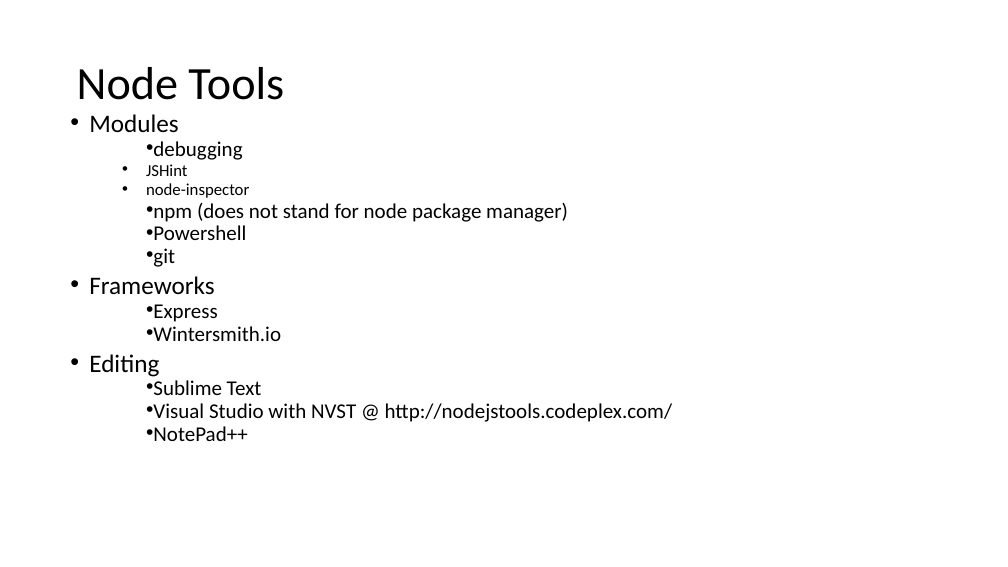
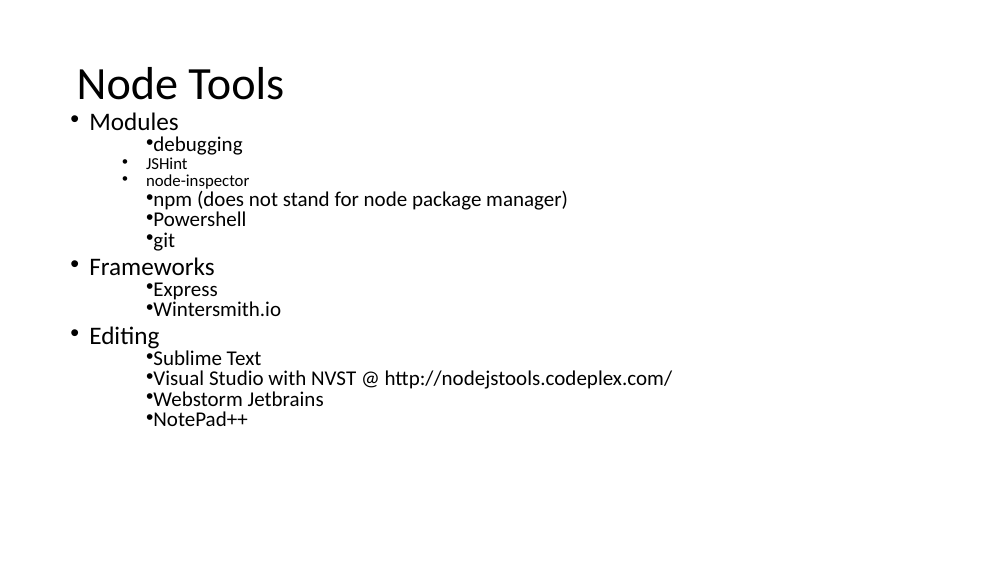
Before and after one commit to VDUNY/2015-02, a slide deck: slide 4 of NodeJSPresentation.ppt. Drawn at 1008x567 pixels with LibreOffice and Linux fonts; fonts in the diff are those of the drawing. Boxes give left, top, right and bottom in pixels: in the first picture for what was removed or moved away, otherwise in the second. Text is boxed around its words. In the diff, an @@ line names an element or a change of style, - is before the commit and + after.

```diff
--- a/NodeJSPresentation.ppt
+++ b/NodeJSPresentation.ppt
@@ text at (89,112,673,426): line spacing 0.7 to 0.6 @@
@@ text at (153,391,324,412): paragraph added @@
+  • Webstorm Jetbrains
```
Also in this commit, not shown: 3 other slides changed, 4 other files.
